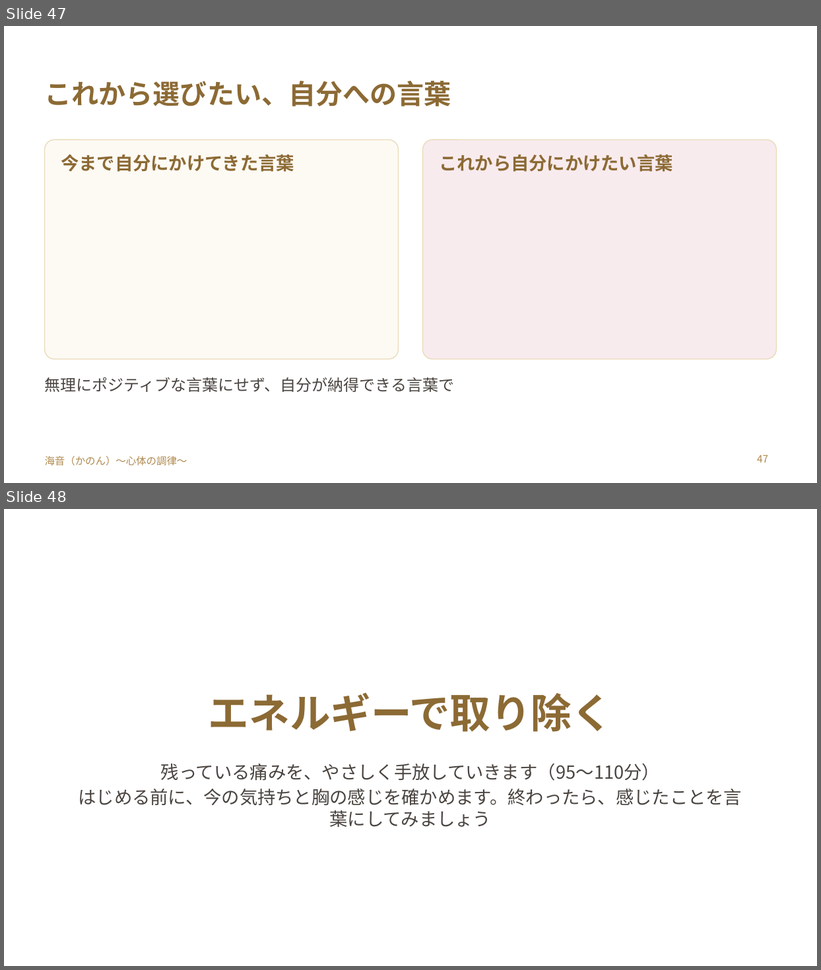
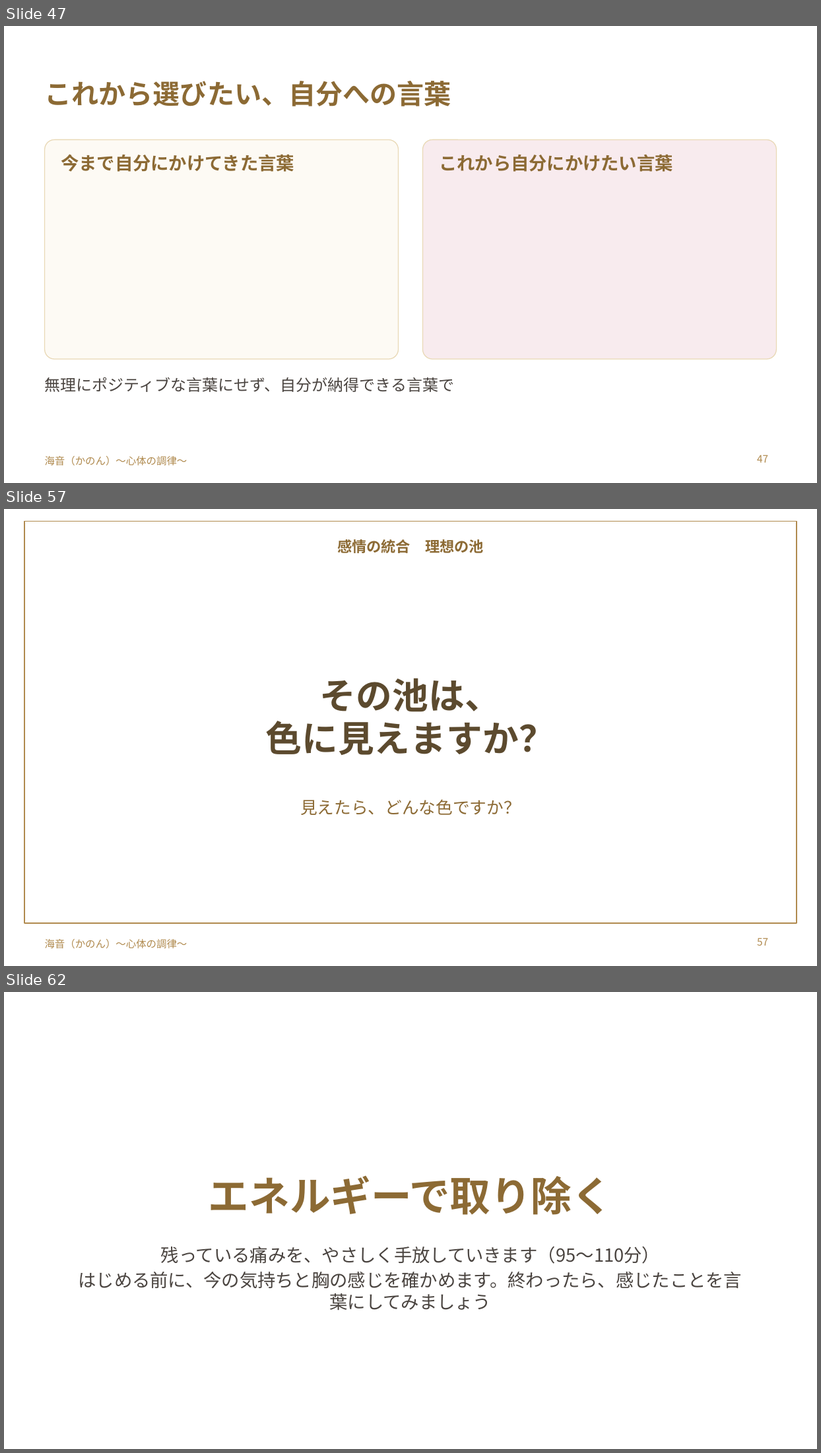
Before and after one commit to y-takahashi-cmd/MyBrain, a slide deck: 20_Projects/海音_心体の調律/タマラ/髙瀨三由紀さん/20261102_髙瀨三由紀さん_胸の奥の痛みをほどく単発セッション.pptx. Shown one above the other, each under a label of ours: slides 47 and 48 before the commit, slides 47, 57 and 62 after it; the slides between them are not shown. The pictures are 821x970 and 821x1453 pixels, drawn with LibreOffice and Linux fonts; fonts in the diff are those of the drawing; background and template pictures are left out. Boxes give left, top, right and bottom in pixels: in the first picture for what was removed or moved away, otherwise in the second. Text is boxed around its words. In the diff, an @@ line names an element or a change of style, - is before the commit and + after.

```diff
--- a/20_Projects/海音_心体の調律/タマラ/髙瀨三由紀さん/20261102_髙瀨三由紀さん_胸の奥の痛みをほどく単発セッション.pptx
+++ b/20_Projects/海音_心体の調律/タマラ/髙瀨三由紀さん/20261102_髙瀨三由紀さん_胸の奥の痛みをほどく単発セッション.pptx
@@ slide 57 added at box(4, 509, 817, 966), background picture (left out); not listed: 1 template element that a slide beside it also shows @@
@@ rectangle added at box(24, 521, 797, 923), outline #B08A4E 1 pt @@
@@ text added at box(337, 539, 484, 553), 13 pt, text #8C6A34, bold @@
+感情の統合 理想の池
@@ title added at box(266, 678, 555, 755), 32 pt, text #5C4A2E, bold @@
+その池は、
+色に見えますか？
@@ text added at box(300, 799, 521, 815), 15 pt, text #8C6A34 @@
+見えたら、どんな色ですか？
@@ page number added at box(757, 938, 768, 946), 9 pt, text #B08A4E @@
+57
@@ what was slide 48 is now slide 62 @@
```
Also in this commit, not shown: 2 slides changed, 13 other slides added, 1 other file.
